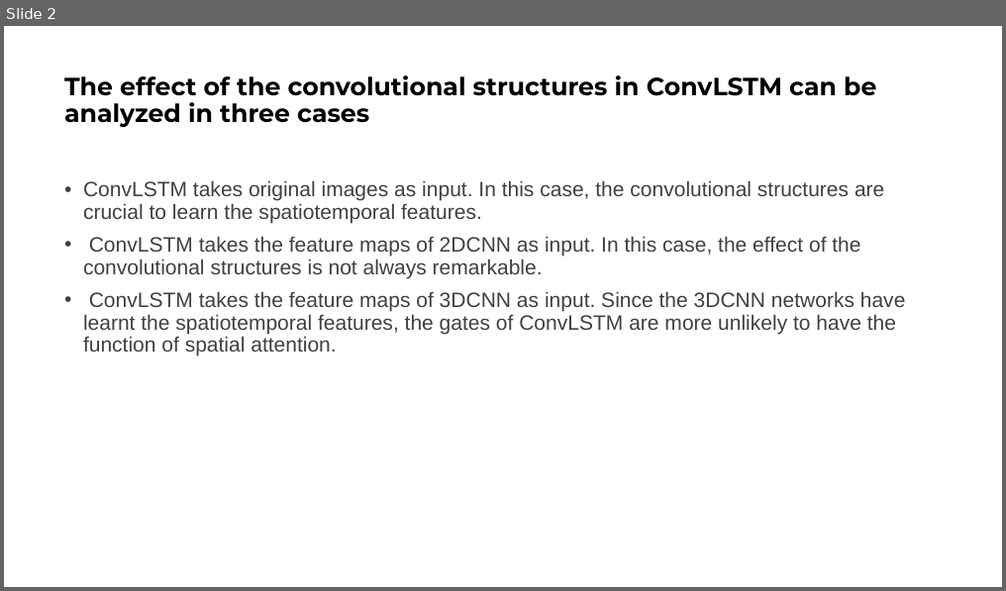
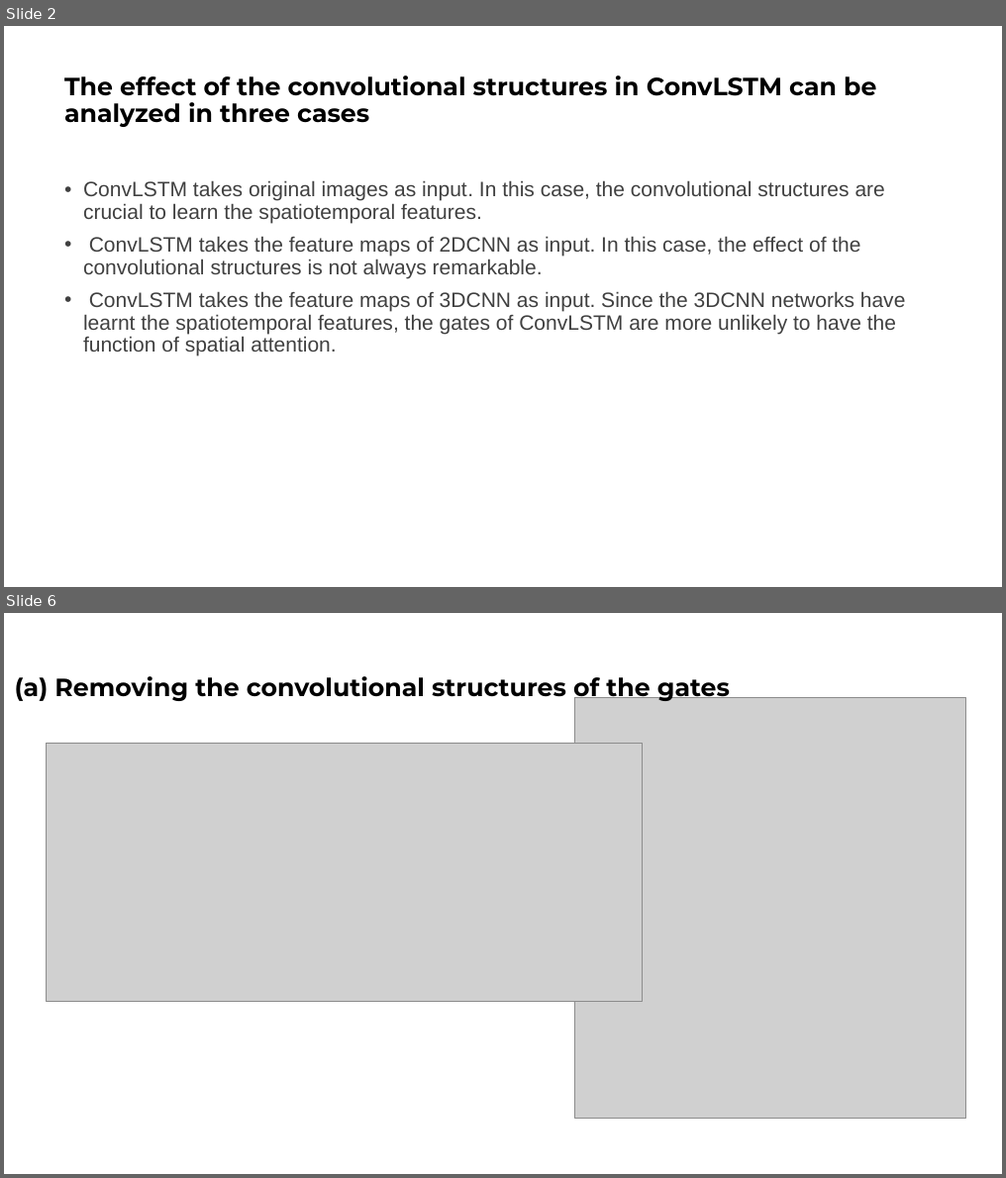
Before and after one commit to Adnios/DVS-gesture_recognition, a slide deck: Attention in Convolutional LSTM for Gesture Recognition.pptx. Shown one above the other, each under a label of ours: slide 2 before the commit, slides 2 and 6 after it; the slides between them are not shown. The pictures are 1006x591 and 1006x1178 pixels, drawn with LibreOffice and Linux fonts; fonts in the diff are those of the drawing; grey boxes stand for pictures. Boxes give left, top, right and bottom in pixels: in the first picture for what was removed or moved away, otherwise in the second. Text is boxed around its words. In the diff, an @@ line names an element or a change of style, - is before the commit and + after.

```diff
--- a/Attention in Convolutional LSTM for Gesture Recognition.pptx
+++ b/Attention in Convolutional LSTM for Gesture Recognition.pptx
@@ slide 6 added at box(4, 613, 1002, 1174), background #FFFFFF @@
@@ title added at box(15, 676, 730, 702), 24 pt, text #000000, bold @@
+(a) Removing the convolutional structures of the gates
@@ picture added at box(574, 697, 966, 1118) @@
@@ picture added at box(47, 743, 643, 1001) @@
```
Also in this commit, not shown: 2 slides changed, 8 other slides added.
